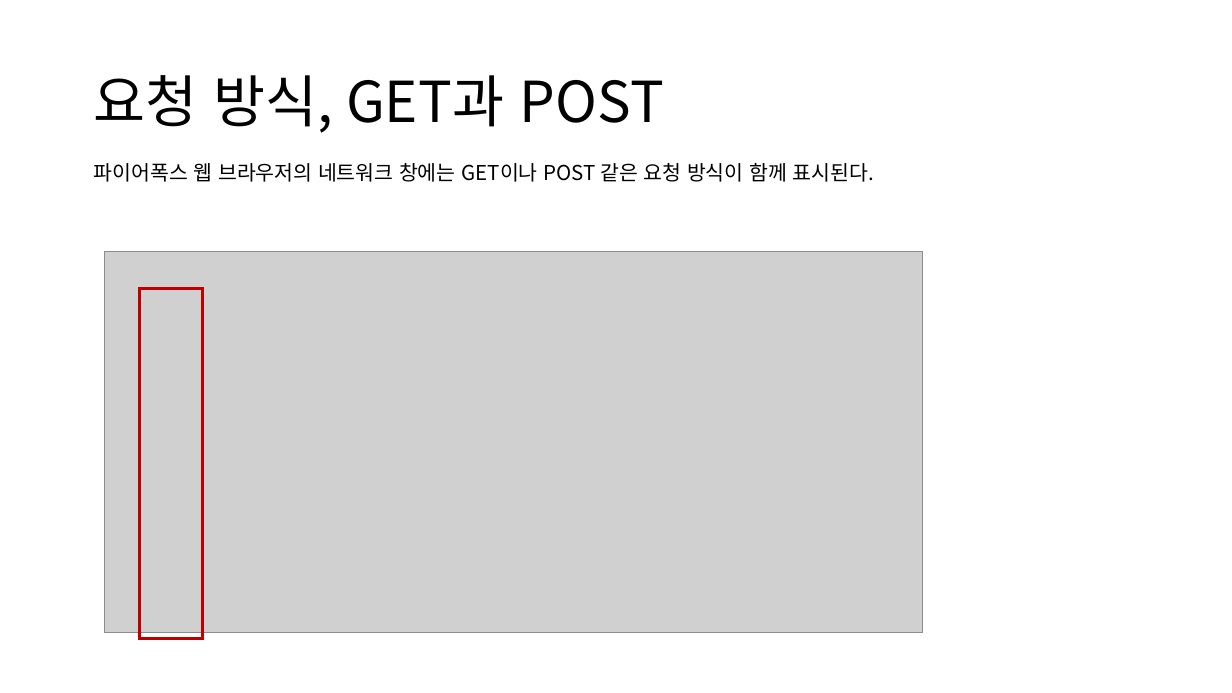
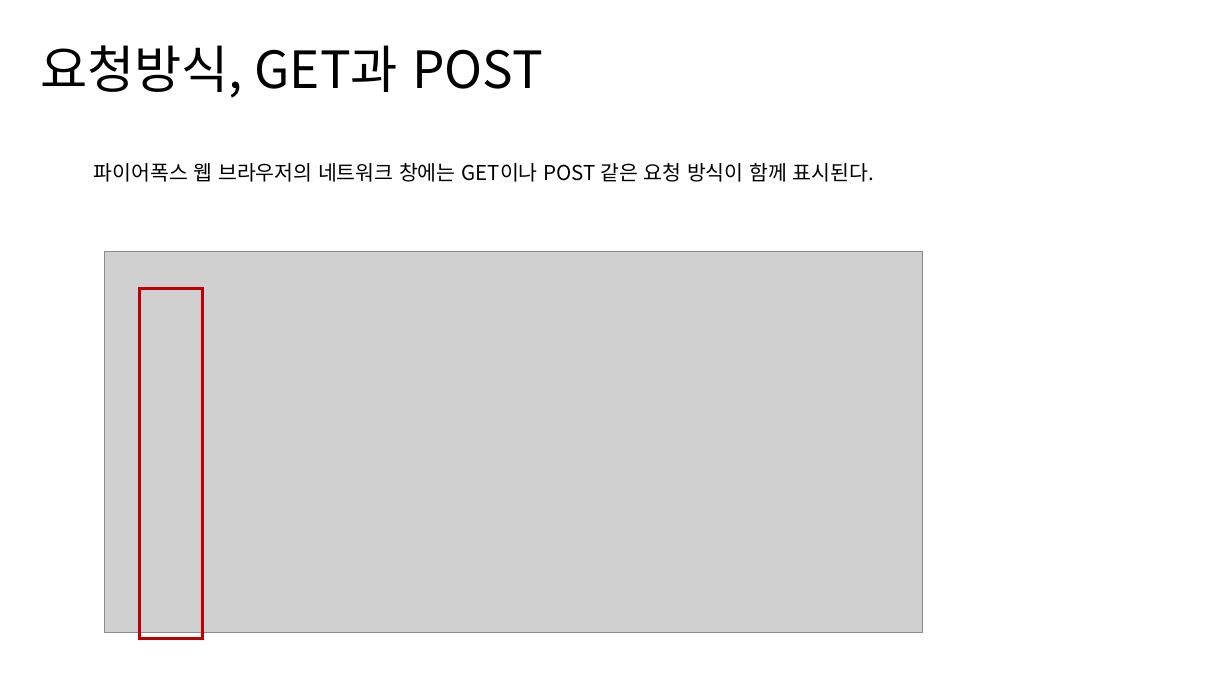
Before and after one commit to hizerdfo/poly_data_javascript_2023, a slide deck: slide 13 of 331-HTTP 통신/331-1.http통신.pptx. Drawn at 1232x693 pixels with LibreOffice and Linux fonts; fonts in the diff are those of the drawing; grey boxes stand for pictures. Boxes give left, top, right and bottom in pixels: in the first picture for what was removed or moved away, otherwise in the second. Text is boxed around its words. In the diff, an @@ line names an element or a change of style, - is before the commit and + after.

```diff
--- a/331-HTTP 통신/331-1.http통신.pptx
+++ b/331-HTTP 통신/331-1.http통신.pptx
@@ text "요청방식, GET과 POST" at (40, 45, 543, 98): vertical alignment middle to top @@
@@ text at (40, 45, 543, 98): text changed; size 44 to 40 pt @@
-요청 방식, GET과 POST
+요청방식, GET과 POST
```
Also in this commit, not shown: 8 other slides changed, 44 other files.
